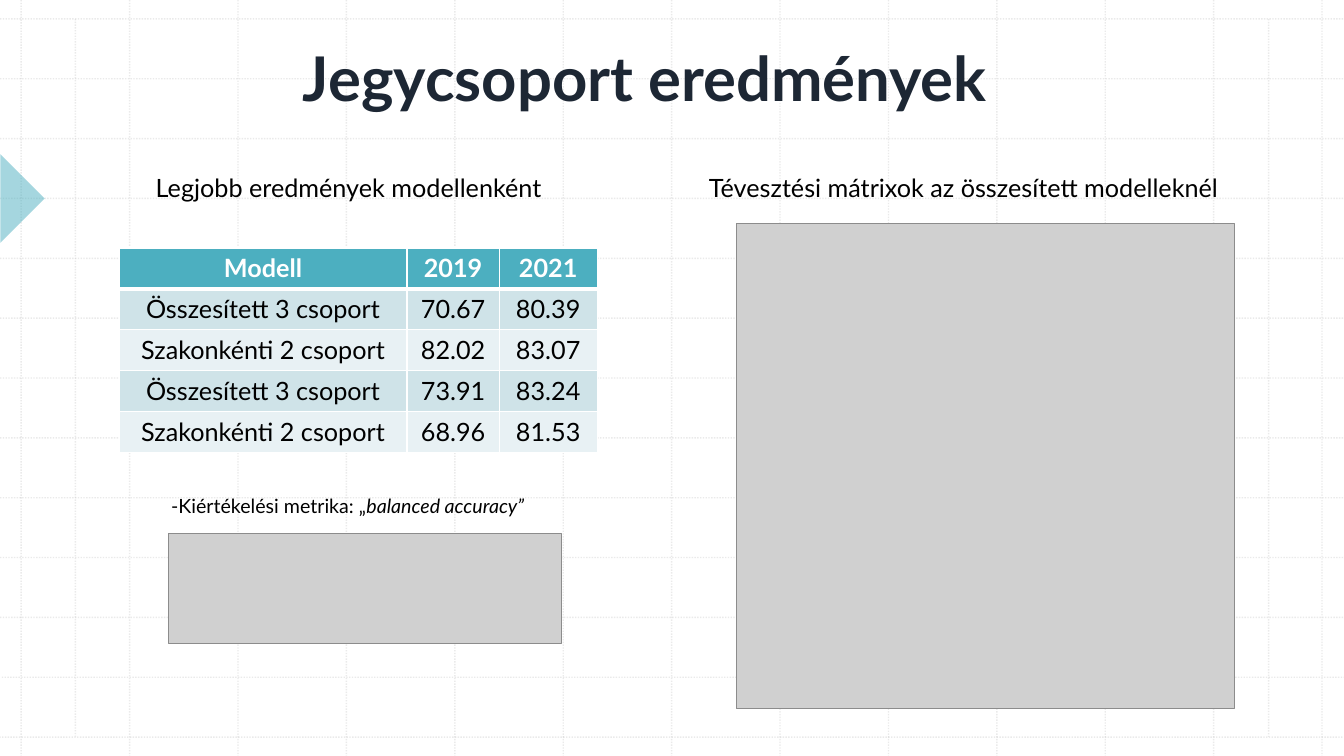
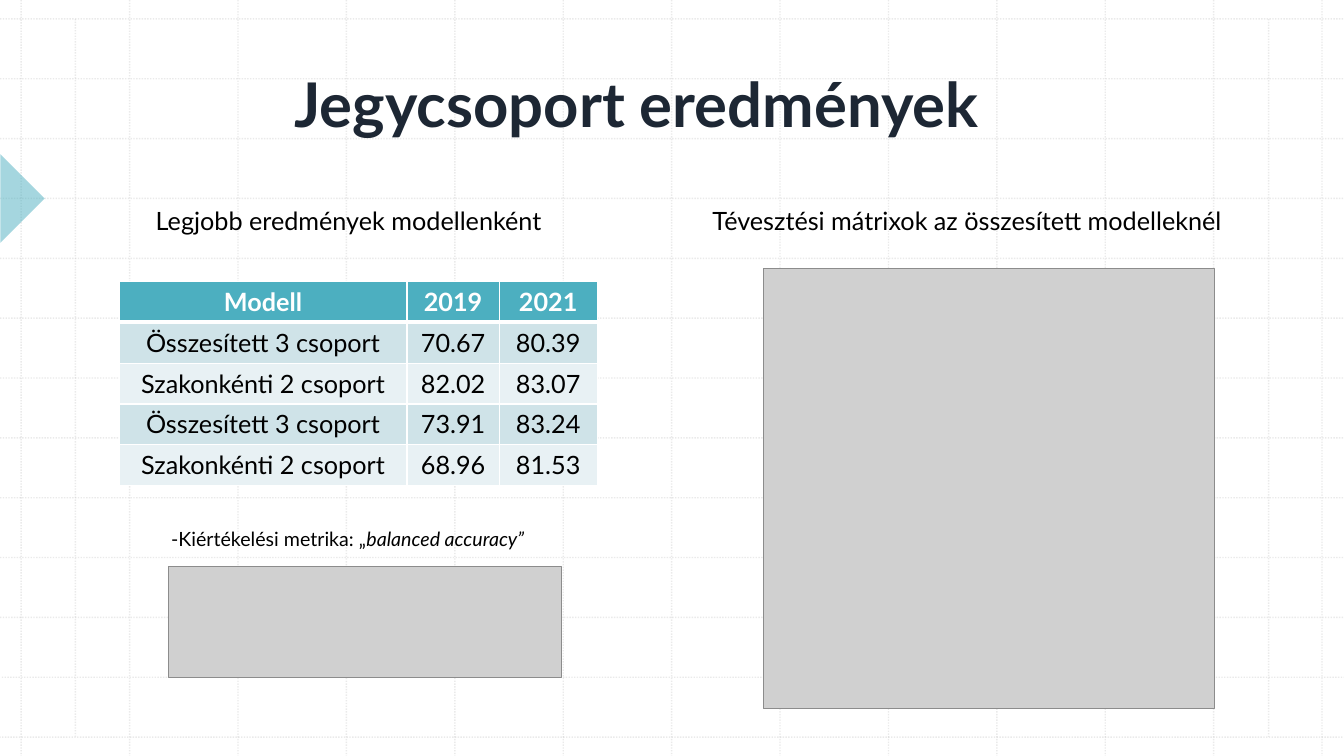
Before and after one commit to konderal333/-nkutfel, a slide deck: slide 13 of TDK prezi.pptx. Drawn at 1344x756 pixels with LibreOffice and Linux fonts; fonts in the diff are those of the drawing; grey boxes stand for pictures. Boxes give left, top, right and bottom in pixels: in the first picture for what was removed or moved away, otherwise in the second. Text is boxed around its words. In the diff, an @@ line names an element or a change of style, - is before the commit and + after.

```diff
--- a/TDK prezi.pptx
+++ b/TDK prezi.pptx
@@ title "Jegycsoport eredmények": place and size @@
-title "Jegycsoport eredmények" at <box>303,55,986,112</box>
+title "Jegycsoport eredmények" at <box>294,81,978,138</box>
@@ 2 texts, 1 picture, 1 table: place and size @@
-2 texts, 1 picture, 1 table at <box>119,178,598,643</box>
+2 texts, 1 picture, 1 table at <box>119,211,598,677</box>
@@ text "Tévesztési mátrixok az összesített modelleknél": place and size @@
-text "Tévesztési mátrixok az összesített modelleknél" at <box>709,178,1218,198</box>
+text "Tévesztési mátrixok az összesített modelleknél" at <box>712,211,1222,231</box>
@@ picture: place and size @@
-picture at <box>736,224,1234,710</box>
+picture at <box>763,269,1215,709</box>
```
Also in this commit, not shown: 4 other slides changed, 1 slide added.
